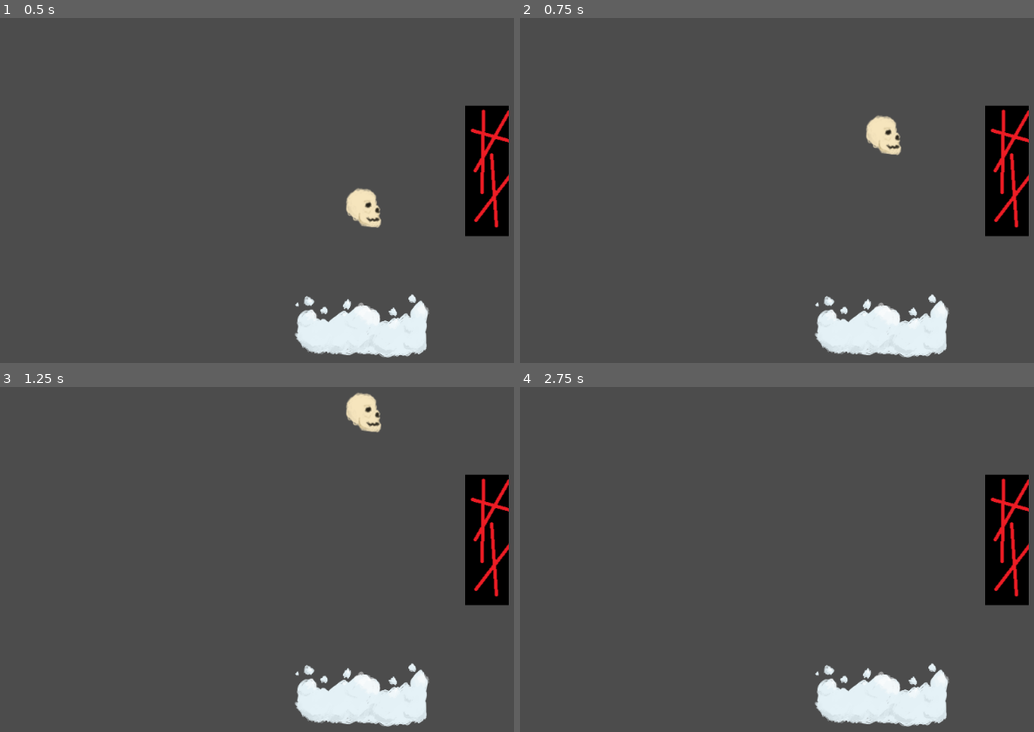
Above: before the commit, frames 1-4 (two rows, left to right).
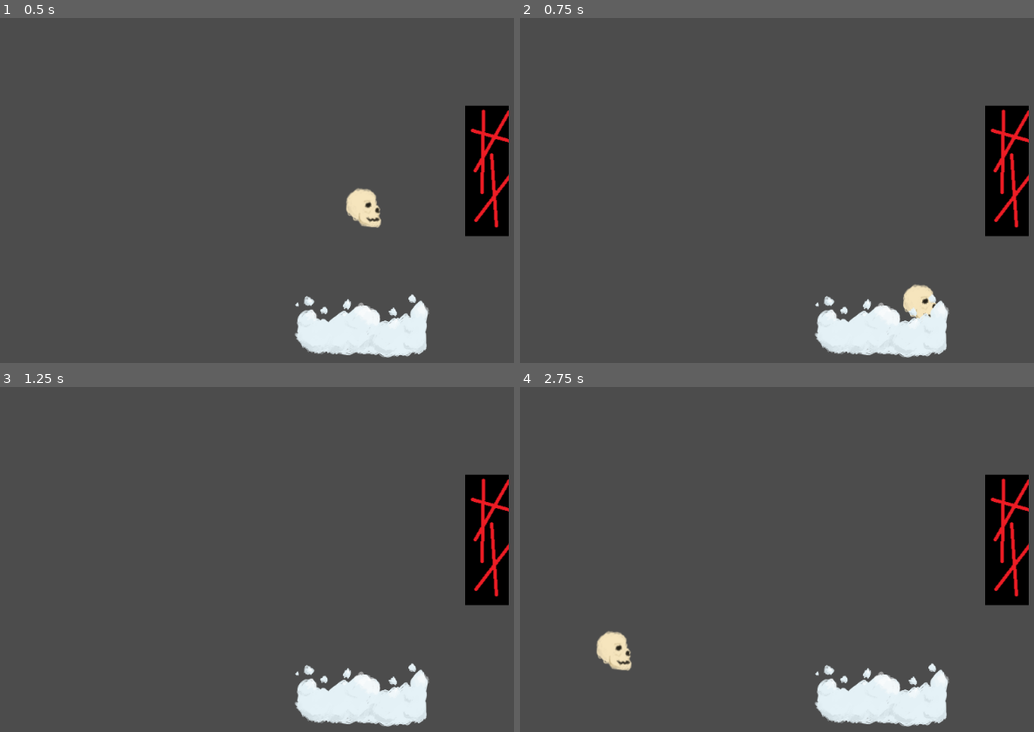
Above: after the commit, the same moments.

Repository: 4X3L/sky-high
Game: Godot game, scene res://Game.tscn
Two runs of this game, one before a commit and one after it. Both use one fixed random seed, a clock stepped at 60 frames per second and the inputs below.
Inputs (mouse positions are in pixels of both pictures, inside the frame that each line leads up to):
- Up to frame 1 (0.5 s): no input
- Up to frame 2 (0.75 s): move the mouse to (977, 156) at 0.52 s; press the mouse at (977, 156) at 0.53 s
- Up to frame 3 (1.25 s): no input
- Up to frame 4 (2.75 s): move the mouse to (684, 566) at 1.27 s; release the mouse at (684, 566) at 1.28 s; click (684, 566) at 1.35 s; tap Enter at 2 s; move the mouse to (890, 456) at 2.02 s; press the mouse at (890, 456) at 2.03 s

Frame 1 is identical in both runs. In frame 2, 1.0% of the frame differs, in the area x 67-81%, y 28-88%; in frame 3, 0.6%; in frame 4, 0.6%.

Commit message:
Made player jump tords curser

Diff:
--- a/Player.gd
+++ b/Player.gd
@@ -5,8 +5,9 @@
 # https://docs.godotengine.org/en/stable/getting_started/step_by_step/scripting_continued.html#groups
 
 # Our velocity
-const velocity = Vector2(0, 0)
+var velocity = Vector2(0, 0)
 const GRAVITY = 20
+const JUMP_POWER = 2
 
 func _ready():
 	velocity[0] = 0
@@ -14,8 +15,22 @@
 
 # Called on input
 func _input(event):
-	if event.is_action("game_click"):
-		velocity[1] = -800
+	if event.is_action_pressed("game_click"):
+		#velocity[1] = -800
+
+		# What is the mouse position
+		var mouse_position = get_viewport().get_mouse_position()
+		print(mouse_position)
+
+		# What is our posititon
+		var our_position = position
+		print(our_position)
+
+		#Draw a line
+		var bob = mouse_position - our_position
+		velocity = velocity + ( bob * JUMP_POWER )
+
+
 
 func _gravity():
 	velocity[1] = velocity[1] + GRAVITY
